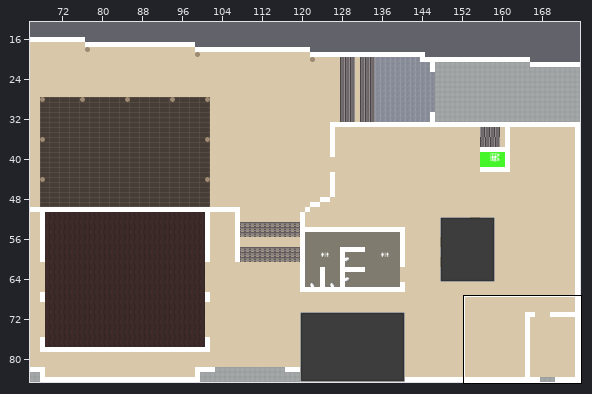
Two versions of a level (Tiled map (JSON), maps/empty.json). Above, an overview of the earlier version with the close-up marked.
Close-up. Old version:
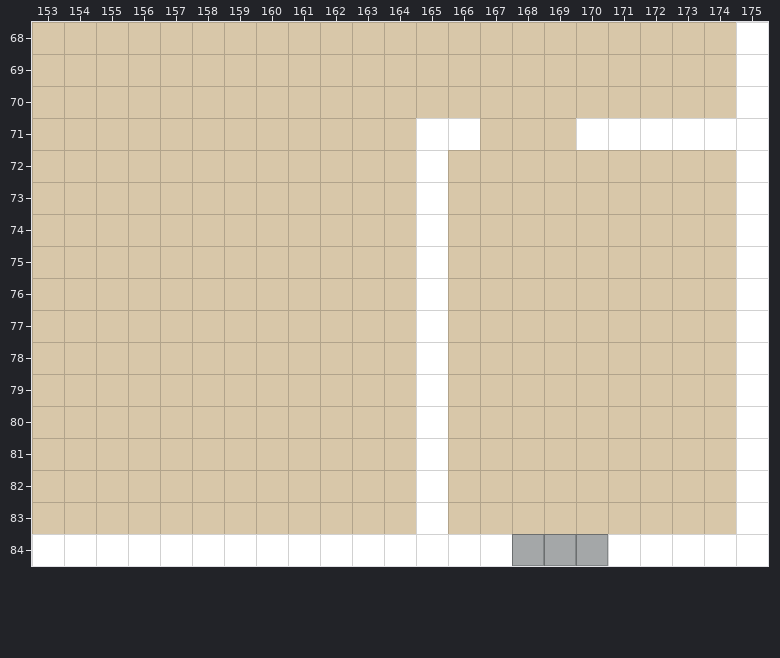
Cells are 32x32 px. Shown: x 153..175, y 68..84. The commit also changed other parts of the map, which this record leaves out. Tiles whose own drawing changed are shown in their newer look in all pictures.
New version:
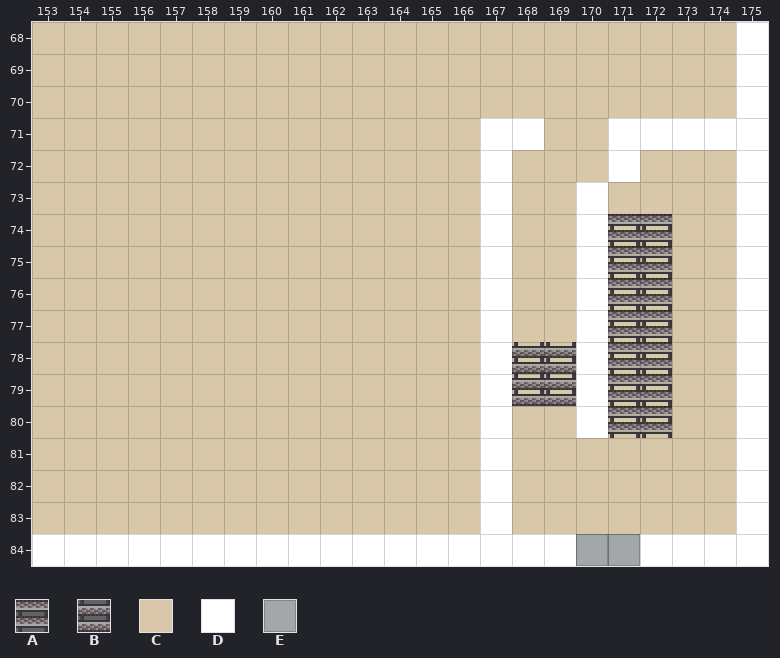
Key: from "decals": A 0, B 0 flipped up-down; from "wall-floor": C 6, D 40, E 46.
_ is an empty cell.
Tiles replaced or removed in this view: C, D, E.
Changes in this commit:
Changed rows in their new state; . is an unchanged cell.
Layer "map_floor":
first column x 168:
71 D
first column x 169:
84 _.E
Layer "map_stairs":
first column x 168:
74 ...AA
75 ...AA
76 ...AA
77 ...AA
78 BB.AA
79 BB.AA
80 ...AA
Layer "map_walls":
first column x 165:
71 __D.._.
72 _.D...D
73 _.D..D.
74 _.D..D.
75 _.D..D.
76 _.D..D.
77 _.D..D.
78 _.D..D.
79 _.D..D.
80 _.D..D.
81 _.D....
82 _.D....
83 _.D....
84 ...DD._
